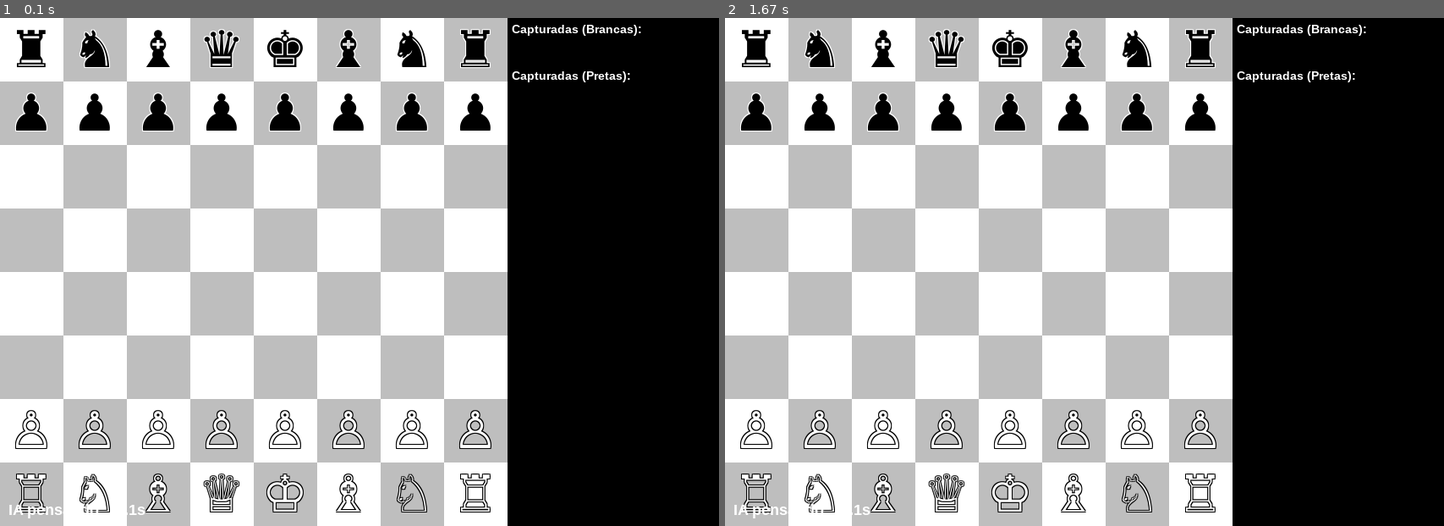
Above: before the commit, frames 1-2 (left to right).
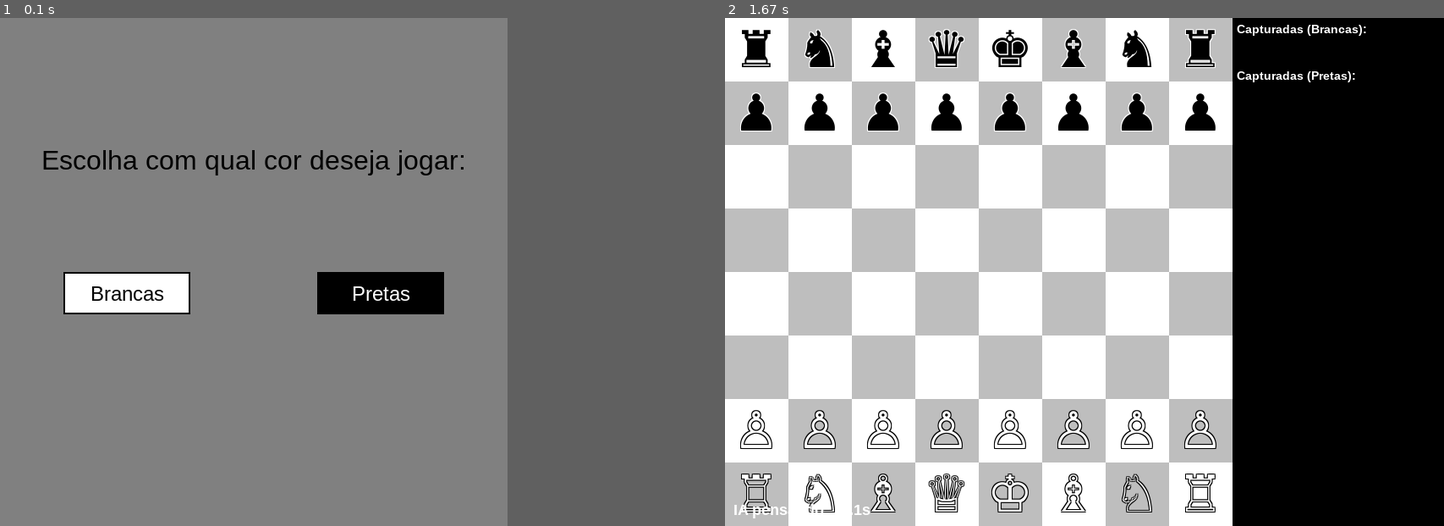
Above: after the commit, the same moments.

Repository: FelipeAbdullah/Xadrez-IAC
Game: pygame game, started from xadrez_pygame.py
The game is run twice, just before and just after one commit, with the same random seed, the same clock (stepped at 60 frames per second) and the same inputs.
Inputs (mouse positions are in pixels of both pictures, inside the frame that each line leads up to):
- Up to frame 1 (0.1 s): no input
- Up to frame 2 (1.67 s): click (1106, 292) at 0.38 s, where only the run after the commit has a clickable "Pretas"
In our replay, in frame 1 the window is 850x600 before the commit and 600x600 after it. These sizes can differ from the game's own. Grey fills any space a smaller window leaves; there, only what the larger window draws over its background counts as a difference.

The runs differ from the first frame. In frame 1, 70% of the frame differs, in the area x 0-90%, y 0-100%; in frame 2, nothing differs.

Commit message:
feat: add color selection screen and update chess UI colors

Diff:
--- a/xadrez_pygame.py
+++ b/xadrez_pygame.py
@@ -1,8 +1,8 @@
 import pygame
 import chess
-import sys
 import time
 import math
+import sys
 import random
 
 # Configurações do jogo
@@ -14,10 +14,10 @@
 MAX_FPS = 60
 WHITE = (255, 255, 255)
 BLACK = (0, 0, 0)
-GREEN = (0, 255, 0)
-GRAY = (128, 128, 128)
-BLUE = (0, 0, 128)
-RED = (255, 0, 0)
+LIGHT_SQUARE = (240, 217, 181)
+DARK_SQUARE = (181, 136, 99)
+HIGHLIGHT = (247, 247, 105, 128)  # Amarelo com transparência
+BUTTON_COLOR = (100, 100, 200)
 YELLOW = (255, 255, 0)
 TIME_LIMIT = 10  # limite de tempo para IA pensar (segundos)
 
@@ -42,14 +42,58 @@
 
 # Inicialização do Pygame
 pygame.init()
-pygame.font.init()
+font = pygame.font.SysFont('Arial', 32)
+small_font = pygame.font.SysFont('Arial', 16)
+button_font = pygame.font.SysFont('Arial', 24)
+
+def draw_text_button(screen, text, x, y, width, height, color, text_color):
+    """Desenha um botão com texto centralizado."""
+    button_rect = pygame.Rect(x, y, width, height)
+    pygame.draw.rect(screen, color, button_rect)
+    pygame.draw.rect(screen, BLACK, button_rect, 2)  # Borda
+
+    text_surf = button_font.render(text, True, text_color)
+    text_rect = text_surf.get_rect(center=button_rect.center)
+    screen.blit(text_surf, text_rect)
+
+    return button_rect
+
+def select_color():
+    """Tela para seleção da cor com a qual o jogador deseja jogar."""
+    screen = pygame.display.set_mode((WIDTH, HEIGHT))
+    pygame.display.set_caption('Xadrez - Selecione sua cor')
+
+    white_button = None
+    black_button = None
+
+    running = True
+    while running:
+        screen.fill((128, 128, 128))
+        title = font.render("Escolha com qual cor deseja jogar:", True, BLACK)
+        screen.blit(title, (WIDTH//2 - title.get_width()//2, HEIGHT//4))
+
+        white_button = draw_text_button(screen, "Brancas", WIDTH//4 - 75, HEIGHT//2, 150, 50, WHITE, BLACK)
+        black_button = draw_text_button(screen, "Pretas", 3*WIDTH//4 - 75, HEIGHT//2, 150, 50, BLACK, WHITE)
+
+        for event in pygame.event.get():
+            if event.type == pygame.QUIT:
+                pygame.quit()
+                sys.exit()
+            if event.type == pygame.MOUSEBUTTONDOWN:
+                mouse_pos = pygame.mouse.get_pos()
+                if white_button.collidepoint(mouse_pos):
+                    return True  # Jogador escolheu brancas
+                if black_button.collidepoint(mouse_pos):
+                    return False  # Jogador escolheu pretas
+
+        pygame.display.flip()
+        pygame.time.Clock().tick(60)
 
 def draw_game_state(screen, board, valid_moves=None, sq_selected=None):
     """Responsável por todo o desenho gráfico do estado atual do jogo."""
     draw_board(screen)  # desenha os quadrados
     highlight_squares(screen, board, valid_moves, sq_selected)  # destaca movimentos possíveis
     draw_pieces(screen, board)  # desenha as peças no tabuleiro
-
 
 def draw_board(screen):
     """Desenha o tabuleiro."""
@@ -58,7 +102,6 @@
         for col in range(DIMENSION):
             color = colors[(row + col) % 2]
             pygame.draw.rect(screen, color, pygame.Rect(col * SQ_SIZE, row * SQ_SIZE, SQ_SIZE, SQ_SIZE))
-
 
 def highlight_squares(screen, board, valid_moves, sq_selected):
     """Destaca o quadrado selecionado e movimentos válidos."""
@@ -77,7 +120,6 @@
                 end_col = move.to_square % 8
                 s.fill(pygame.Color('green'))
                 screen.blit(s, (end_col * SQ_SIZE, end_row * SQ_SIZE))
-
 
 def draw_pieces(screen, board):
     """Desenha as peças usando símbolos Unicode."""
@@ -108,7 +150,6 @@
                 main_rect = main_text.get_rect(center=(center_x, center_y))
                 screen.blit(main_text, main_rect)
 
-
 def draw_move_log(screen, move_log, captured_white, captured_black):
     """Desenha painel de histórico e peças capturadas."""
     font = pygame.font.SysFont("Arial", 14, True, False)
@@ -141,7 +182,6 @@
 
         text = font.render(move_text, True, pygame.Color("white"))
         screen.blit(text, (x, y + i * 20))
-
 
 def draw_end_game_text(screen, text):
     """Desenha a mensagem de fim de jogo na tela."""
@@ -159,7 +199,6 @@
     restart_location = text_location.move(0, text_object.get_height() + 10)
     screen.blit(restart_text, restart_location)
 
-
 def evaluate(board: chess.Board) -> int:
     """Avaliação simples baseada apenas em material. Pontuação positiva favorece as brancas."""
 
@@ -175,7 +214,6 @@
         score += len(board.pieces(piece_type, chess.WHITE)) * value
         score -= len(board.pieces(piece_type, chess.BLACK)) * value
     return score
-
 
 def alphabeta(
     board: chess.Board,
@@ -222,7 +260,6 @@
                 break  # poda alfa
         return min_eval
 
-
 def alphabeta_root(board: chess.Board, depth: int, start_time: float, time_limit: int):
     """Camada raiz do Alpha-Beta que devolve também o melhor lance encontrado."""
 
@@ -246,7 +283,6 @@
             best_move = move
     return best_value, best_move
 
-
 def search_best_move(board: chess.Board, time_limit: int = TIME_LIMIT):
     """Iterative Deepening usando Alpha-Beta até esgotar o tempo."""
 
@@ -266,13 +302,11 @@
         depth += 1
     return best_move
 
-
 def get_chess_position(pos):
     """Converte posição do clique do mouse para posição no tabuleiro."""
     row = pos[1] // SQ_SIZE
     col = pos[0] // SQ_SIZE
     return row, col
-
 
 def convert_to_chess_move(start_sq, end_sq, board):
     """Converte as coordenadas de tela em um movimento de xadrez."""
@@ -291,7 +325,6 @@
             move = chess.Move(from_square, to_square, promotion=chess.QUEEN)
 
     return move
-
 
 def get_valid_moves(board, start_sq):
     """Obtém os movimentos válidos para a peça na posição start_sq."""
@@ -307,8 +340,11 @@
         return valid_moves
     return []
 
-
 def main():
+    """Função principal do jogo."""
+    # Permite que o jogador escolha a cor
+    player_is_white = select_color()
+
     # Inicializar tela e relógio
     screen = pygame.display.set_mode((WIDTH + MOVE_LOG_PANEL_WIDTH, HEIGHT))
     pygame.display.set_caption("Xadrez com IA Alpha-Beta")
@@ -318,8 +354,8 @@
     board = chess.Board()
 
     # Sorteio para definir a cor do sistema
-    system_color = random.choice([chess.WHITE, chess.BLACK])
-    human_color = not system_color
+    system_color = chess.BLACK if player_is_white else chess.WHITE
+    human_color = chess.WHITE if player_is_white else chess.BLACK
 
     status_font = pygame.font.SysFont("Arial", 18, True, False)
     status_text = f"Você joga com as {'brancas' if human_color else 'pretas'}"
